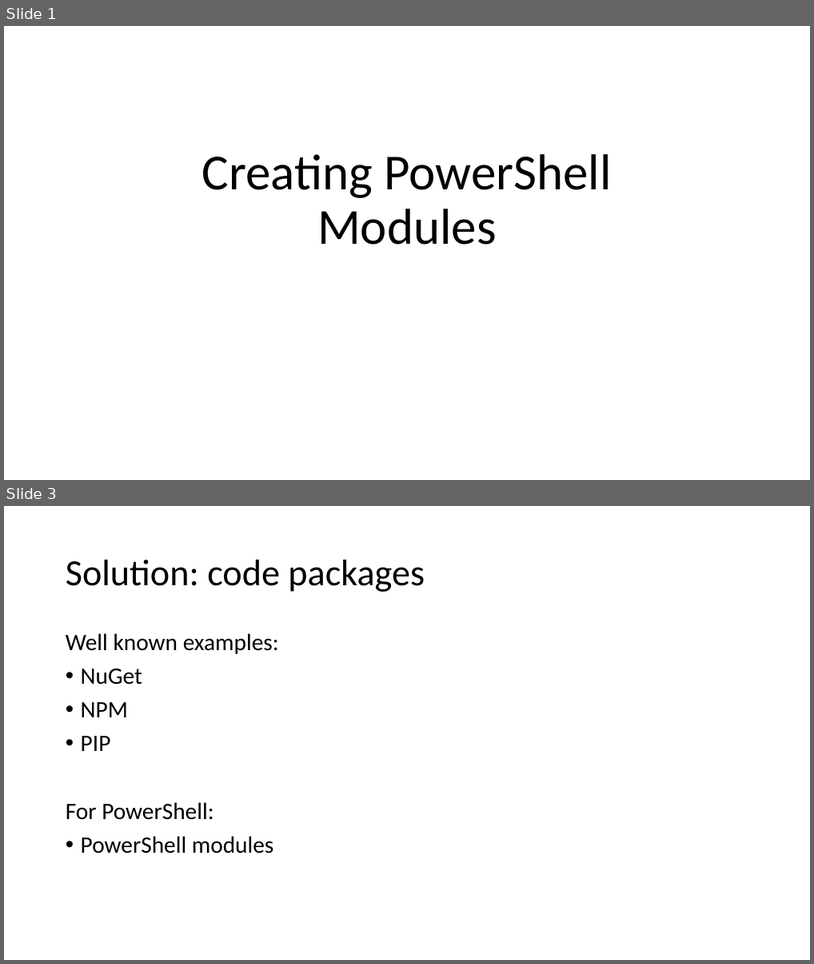
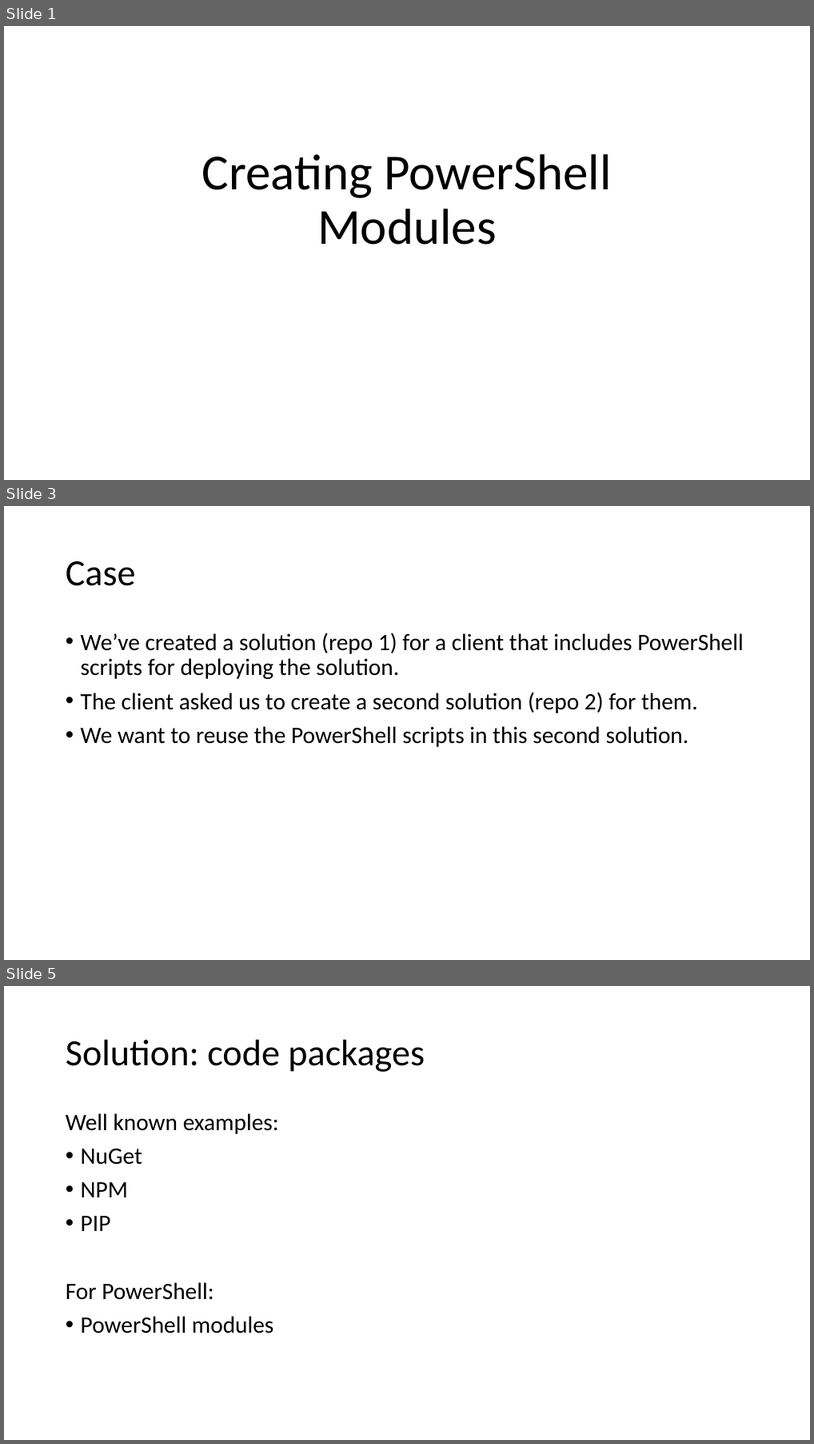
Before and after one commit to LowerKees/pwsh-modules, a slide deck: creating-powershell-modules.pptx. Shown one above the other, each under a label of ours: slides 1 and 3 before the commit, slides 1, 3 and 5 after it; the slides between them are not shown. The pictures are 814x964 and 814x1444 pixels, drawn with LibreOffice and Linux fonts; fonts in the diff are those of the drawing. Boxes give left, top, right and bottom in pixels: in the first picture for what was removed or moved away, otherwise in the second. Text is boxed around its words. In the diff, an @@ line names an element or a change of style, - is before the commit and + after.

Commit message:
Updated PowerPoint, created before and after directories for step 3

```diff
--- a/creating-powershell-modules.pptx
+++ b/creating-powershell-modules.pptx
@@ slide 3 added at [4,506,810,960], background #FFFFFF @@
@@ title added at [66,561,136,586], 44 pt, text #000000 @@
+Case
@@ text added at [81,632,744,747], 28 pt, text #000000 @@
+• We’ve created a solution (repo 1) for a client that includes PowerShell scripts for deploying the solution.
+• The client asked us to create a second solution (repo 2) for them.
+• We want to reuse the PowerShell scripts in this second solution.
@@ what was slide 3 is now slide 5 @@
```
Also in this commit, not shown: 1 slide changed, 1 other slide added, 9 other files.
